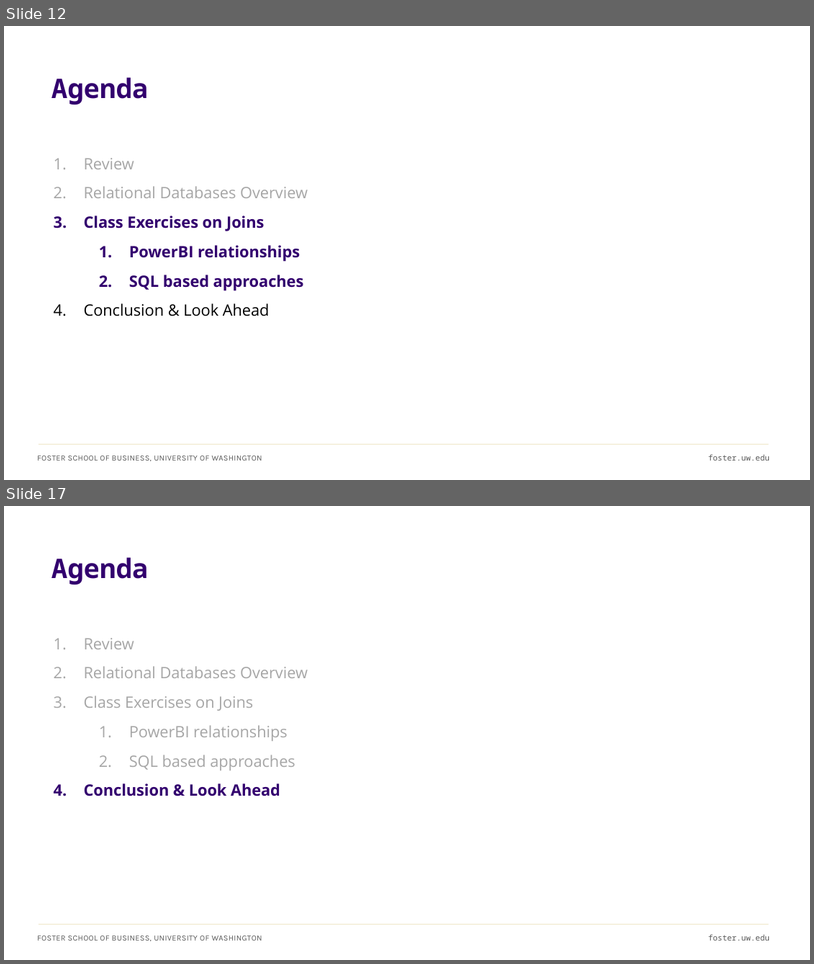
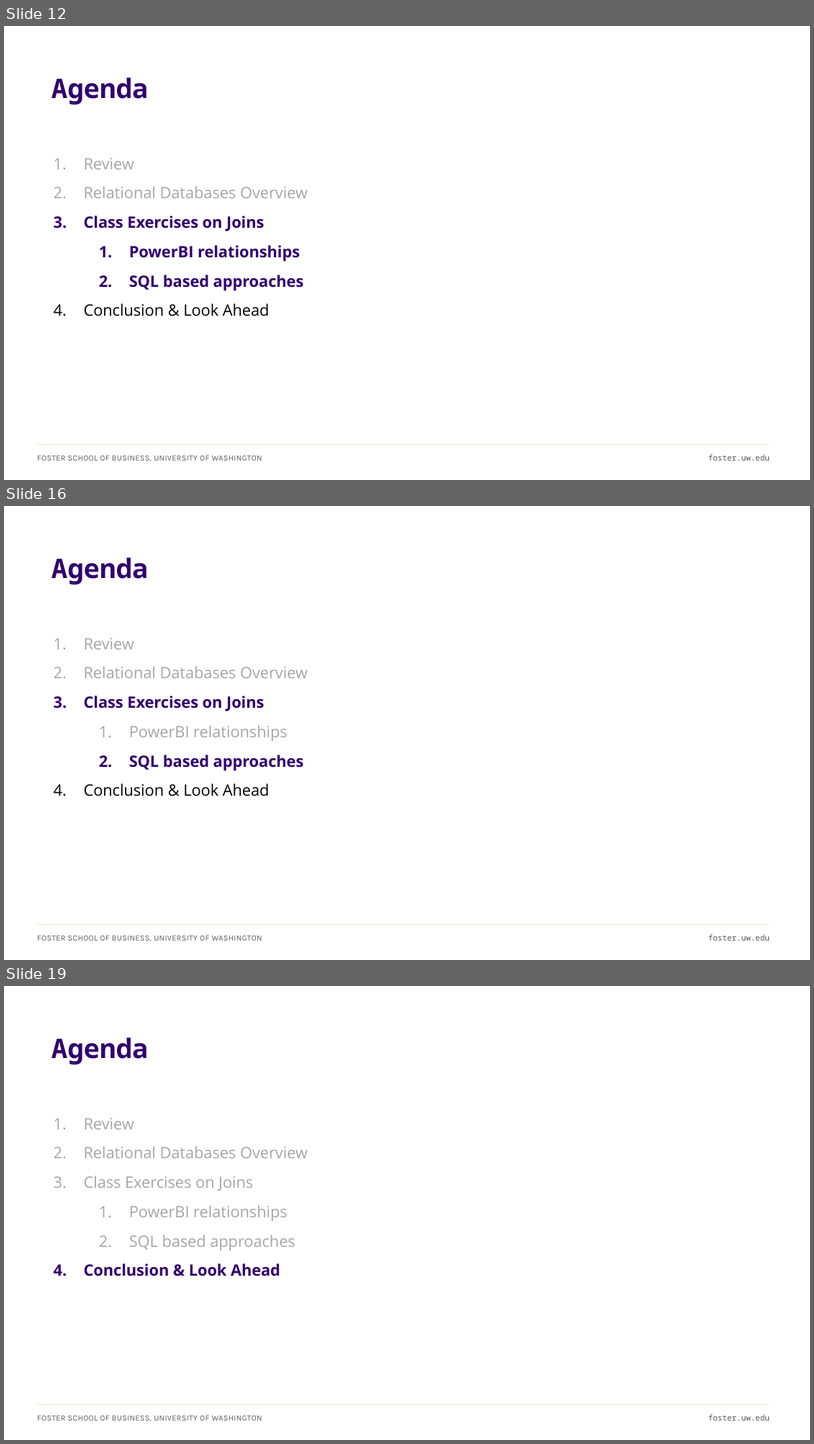
Before and after one commit to ashercurtis/slides.io, a slide deck: ACCTG522/ACCTG522Class04_2026.pptx. Shown one above the other, each under a label of ours: slides 12 and 17 before the commit, slides 12, 16 and 19 after it; the slides between them are not shown. The pictures are 814x964 and 814x1444 pixels, drawn with LibreOffice and Linux fonts; fonts in the diff are those of the drawing. Boxes give left, top, right and bottom in pixels: in the first picture for what was removed or moved away, otherwise in the second. Text is boxed around its words. In the diff, an @@ line names an element or a change of style, - is before the commit and + after.

Commit message:
A522 final edits pre class

```diff
--- a/ACCTG522/ACCTG522Class04_2026.pptx
+++ b/ACCTG522/ACCTG522Class04_2026.pptx
@@ slide 16 added at (x1=4, y1=506, x2=810, y2=960), background #FFFFFF; not listed: 3 template elements that a slide beside it also shows @@
@@ title added at (x1=52, y1=557, x2=148, y2=584), 32 pt, text #32006E, bold @@
+Agenda
@@ text added at (x1=84, y1=638, x2=308, y2=796), 18.7 pt, text #A6A6A6 @@
+1. Review
+2. Relational Databases Overview
+3. Class Exercises on Joins
+  1. PowerBI relationships
+  2. SQL based approaches
+4. Conclusion & Look Ahead
@@ what was slide 17 is now slide 19 @@
```
Also in this commit, not shown: 3 slides changed, 2 other slides added, 1 slide removed.
